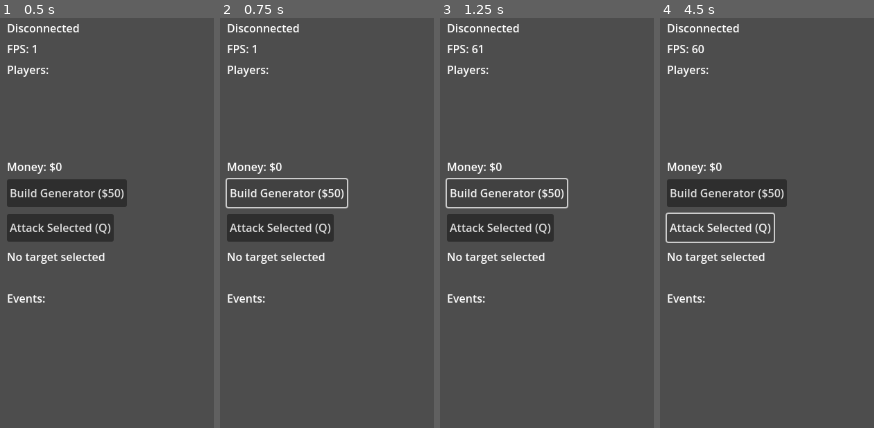
Above: before the commit, frames 1-4 (left to right).
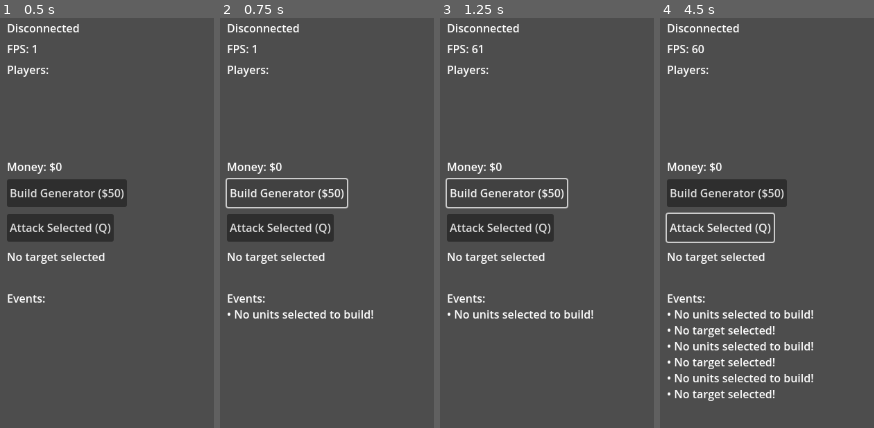
Above: after the commit, the same moments.

Repository: GerardVivancos/tycoon-arena
Game: Godot game, scene res://Main.tscn
Two runs of this game, one before a commit and one after it. Both use one fixed random seed, a clock stepped at 60 frames per second and the inputs below.
Inputs:
- Up to frame 1 (0.5 s): no input
- Up to frame 2 (0.75 s): click "Build Generator ($50)" at 0.5 s
- Up to frame 3 (1.25 s): no input
- Up to frame 4 (4.5 s): click "Attack Selected (Q)" at 1.25 s; click "Build Generator ($50)" at 2 s; click "Attack Selected (Q)" at 2.75 s; click "Build Generator ($50)" at 3.5 s; click "Attack Selected (Q)" at 4.25 s

Frame 1 is identical in both runs. In frame 2, 0.7% of the frame differs, in the area x 3-72%, y 71-74%; in frame 3, 0.7%; in frame 4, 3.9%, in the area x 3-72%, y 71-94%.

Commit message:
Multiple units

Diff:
--- a/client/GameController.gd
+++ b/client/GameController.gd
@@ -24,12 +24,12 @@
 const ISO_OFFSET_Y = 100
 
 var player_scene = preload("res://Player.tscn")
-var entities: Dictionary = {}  # entity_id -> Player node or Building node
-var local_player: Node = null
+var entities: Dictionary = {}  # entity_id -> unit/building node
 var local_client_id: int = -1
 var local_money: float = 0.0
 var players_data: Dictionary = {}
-var selected_entity_id: int = -1
+var selected_units: Array[int] = []  # Entity IDs of selected units
+var selected_target_id: int = -1  # Target for attacks (buildings)
 var selected_building: Node2D = null
 var event_messages: Array = []
 
@@ -116,26 +116,25 @@
 		# Convert to isometric screen position
 		var screen_pos = tile_to_iso(interp_tile_x, interp_tile_y)
 
-		if entity_type == "player":
+		if entity_type == "player" or entity_type == "worker":
 			if entity_id in entities:
-				# Update existing entity
-				var player = entities[entity_id]
-				player.update_from_snapshot(screen_pos, health, max_health)
+				# Update existing unit
+				var unit = entities[entity_id]
+				unit.update_from_snapshot(screen_pos, health, max_health)
 			else:
-				# Create new entity
-				var player = player_scene.instantiate()
+				# Create new unit
+				var unit = player_scene.instantiate()
 				var is_local = (owner_id == local_client_id)
-				player.setup(entity_id, owner_id, screen_pos, is_local)
+				unit.setup(entity_id, owner_id, screen_pos, is_local)
 
 				if is_local:
-					local_player = player
-					player.set_player_name("You")
+					unit.set_player_name("Worker")
 				else:
-					player.set_player_name("Player %d" % owner_id)
-
-				entities_container.add_child(player)
-				entities[entity_id] = player
-				print("Spawned player entity %d at tile (%d, %d) -> screen (%f, %f)" % [entity_id, tile_x, tile_y, screen_pos.x, screen_pos.y])
+					unit.set_player_name("Enemy")
+
+				entities_container.add_child(unit)
+				entities[entity_id] = unit
+				print("Spawned %s entity %d at tile (%d, %d)" % [entity_type, entity_id, tile_x, tile_y])
 
 		elif entity_type == "generator":
 			if entity_id in entities:
@@ -156,13 +155,14 @@
 			var entity = entities[entity_id]
 			entity.queue_free()
 			entities.erase(entity_id)
-			if entity == local_player:
-				local_player = null
-			if entity_id == selected_entity_id:
-				selected_entity_id = -1
+			# Remove from selection if it was selected
+			if entity_id in selected_units:
+				selected_units.erase(entity_id)
+			# Clear target if it was the selected target
+			if entity_id == selected_target_id:
+				selected_target_id = -1
 				selected_building = null
-				selection_label.text = "No target selected"
-				log_event("Target destroyed!")
+				selection_label.text = ""
 			print("Removed entity %d" % entity_id)
 
 	# Update player list
@@ -171,7 +171,9 @@
 func _on_disconnected_from_server():
 	connection_label.text = "Disconnected"
 	local_client_id = -1
-	local_player = null
+	selected_units.clear()
+	selected_target_id = -1
+	selected_building = null
 
 	# Clear all entities
 	for entity in entities.values():
@@ -210,27 +212,79 @@
 	draw_circle(tile_to_iso(0, 0), 5.0, Color(1, 0, 0, 1.0))
 
 func _unhandled_input(event):
-	if not network_manager.is_connected or local_player == null or tile_size == 0:
-		return
-
-	# Click to move
-	if event is InputEventMouseButton and event.pressed and event.button_index == MOUSE_BUTTON_RIGHT:
+	if not network_manager.is_connected or tile_size == 0:
+		return
+
+	# Left click to select unit
+	if event is InputEventMouseButton and event.pressed and event.button_index == MOUSE_BUTTON_LEFT:
+		var click_pos = get_local_mouse_position()
+		print("Left click at: ", click_pos)
+		var clicked_entity_id = get_entity_at_position(click_pos)
+		print("Clicked entity ID: ", clicked_entity_id)
+
+		if clicked_entity_id != -1:
+			var entity = entities.get(clicked_entity_id)
+			var entity_owner = entity.get_meta("owner_id", -1) if entity else -1
+			print("Entity owner: ", entity_owner, " local_client_id: ", local_client_id)
+			if entity and entity.has_method("get_meta") and entity_owner == local_client_id:
+				# This is our unit - select it
+				selected_units.clear()
+				selected_units.append(clicked_entity_id)
+				update_selection_visual()
+				log_event("Selected unit %d" % clicked_entity_id)
+				print("Selected unit: ", clicked_entity_id)
+			else:
+				print("Not our unit or invalid entity")
+
+	# Right click to move selected units
+	elif event is InputEventMouseButton and event.pressed and event.button_index == MOUSE_BUTTON_RIGHT:
+		if selected_units.is_empty():
+			log_event("No units selected")
+			return
+
 		# Convert isometric click to tile coordinates
 		var click_pos = get_local_mouse_position()
 		var tile_coords = iso_to_tile(click_pos)
 
-		print("Click at local: ", click_pos, " -> tile: ", tile_coords)
-
-		# Send move command
+		print("Move command: units ", selected_units, " -> tile: ", tile_coords)
+
+		# Send move command with selected unit IDs
 		var commands = [{
 			"type": "move",
 			"data": {
+				"unitIds": selected_units,
 				"targetTileX": tile_coords.x,
 				"targetTileY": tile_coords.y
 			}
 		}]
 		network_manager.send_input(commands)
-		log_event("Moving to tile (%d, %d)" % [tile_coords.x, tile_coords.y])
+		log_event("Moving %d units to tile (%d, %d)" % [selected_units.size(), tile_coords.x, tile_coords.y])
+
+func get_entity_at_position(screen_pos: Vector2) -> int:
+	# Check all entities to see if click is within their bounds
+	for entity_id in entities:
+		var entity = entities[entity_id]
+		if entity and entity is Node2D:
+			# Simple distance check (works for circular units)
+			# Both screen_pos and entity.position are in local coordinates
+			var distance = entity.position.distance_to(screen_pos)
+			if distance < 15:  # Click radius
+				return entity_id
+	return -1
+
+func update_selection_visual():
+	# Clear all selection visuals first
+	for entity_id in entities:
+		var entity = entities[entity_id]
+		if entity and entity.has_method("set_selected"):
+			entity.set_selected(false)
+
+	# Show selection for selected units
+	for unit_id in selected_units:
+		if unit_id in entities:
+			var entity = entities[unit_id]
+			if entity and entity.has_method("set_selected"):
+				entity.set_selected(true)
 
 func update_player_list():
 	var text = "Players:\n"
@@ -358,8 +412,8 @@
 			var old_highlight = selected_building.get_meta("highlight")
 			old_highlight.visible = false
 
-		# Set new selection
-		selected_entity_id = entity_id
+		# Set new target
+		selected_target_id = entity_id
 		if entity_id in entities:
 			selected_building = entities[entity_id]
 			if selected_building.has_meta("highlight"):
@@ -387,15 +441,21 @@
 	event_log.text = log_text
 
 func _on_build_button_pressed():
-	if not network_manager.is_connected or local_player == null or tile_size == 0:
-		return
-
-	# Build near the player - convert player isometric position to tiles
-	var player_tile = iso_to_tile(local_player.position)
+	if not network_manager.is_connected or tile_size == 0 or selected_units.is_empty():
+		log_event("No units selected to build!")
+		return
+
+	# Build near the first selected unit
+	var first_unit_id = selected_units[0]
+	if not (first_unit_id in entities):
+		return
+
+	var first_unit = entities[first_unit_id]
+	var unit_tile = iso_to_tile(first_unit.position)
 
 	# Build 3 tiles to the right
-	var build_tile_x = player_tile.x + 3
-	var build_tile_y = player_tile.y
+	var build_tile_x = unit_tile.x + 3
+	var build_tile_y = unit_tile.y
 
 	# Client-side validation
 	if not can_build_at_tile(build_tile_x, build_tile_y):
@@ -436,15 +496,16 @@
 	return true
 
 func _on_attack_button_pressed():
-	if not network_manager.is_connected or selected_entity_id == -1:
-		return
-
-	# Check if selected entity exists and is not owned by us
-	if not (selected_entity_id in entities):
-		log_event("No valid target selected!")
-		return
-
-	var target = entities[selected_entity_id]
+	if not network_manager.is_connected or selected_target_id == -1:
+		log_event("No target selected!")
+		return
+
+	# Check if target entity exists and is not owned by us
+	if not (selected_target_id in entities):
+		log_event("Target no longer exists!")
+		return
+
+	var target = entities[selected_target_id]
 	var target_owner = target.get_meta("owner_id") if target.has_meta("owner_id") else -1
 
 	if target_owner == local_client_id:
@@ -454,8 +515,8 @@
 	var commands = [{
 		"type": "attack",
 		"data": {
-			"targetId": selected_entity_id
+			"targetId": selected_target_id
 		}
 	}]
 	network_manager.send_input(commands)
-	log_event("Attacking entity %d..." % selected_entity_id)
+	log_event("Attacking entity %d..." % selected_target_id)
--- a/client/Player.gd
+++ b/client/Player.gd
@@ -6,6 +6,7 @@
 var player_name: String = "Player"
 var health: int = 100
 var max_health: int = 100
+var is_selected: bool = false
 
 # For interpolation
 var target_position: Vector2
@@ -15,6 +16,12 @@
 	# Create isometric player visual
 	create_isometric_sprite()
 
+func set_selected(selected: bool):
+	is_selected = selected
+	# Update selection visual
+	if has_node("SelectionRing"):
+		$SelectionRing.visible = selected
+
 func setup(id: int, owner: int, pos: Vector2, is_local: bool = false):
 	entity_id = id
 	owner_id = owner
@@ -22,15 +29,32 @@
 	target_position = pos
 	is_local_player = is_local
 
+	# Set metadata for selection system
+	set_meta("entity_id", id)
+	set_meta("owner_id", owner)
+
 	create_isometric_sprite()
 
 func create_isometric_sprite():
 	# Clear old visuals
 	for child in get_children():
-		if child.name == "Shadow" or child.name == "Body" or child.name == "ColorRect":
+		if child.name in ["Shadow", "Body", "ColorRect", "SelectionRing"]:
 			child.queue_free()
 
 	var base_color = Color(0, 1, 0.5, 1) if is_local_player else Color(0, 0.5, 1, 1)
+
+	# Selection ring (hidden by default)
+	var selection_ring = Polygon2D.new()
+	selection_ring.name = "SelectionRing"
+	var ring_points = PackedVector2Array()
+	for i in range(20):
+		var angle = i * PI * 2 / 20
+		ring_points.append(Vector2(cos(angle) * 14, sin(angle) * 7 + 10))
+	selection_ring.polygon = ring_points
+	selection_ring.color = Color(1, 1, 0, 0.6)  # Yellow
+	selection_ring.visible = is_selected
+	selection_ring.z_index = -2
+	add_child(selection_ring)
 
 	# Shadow (ellipse at base)
 	var shadow = Polygon2D.new()
Not shown, changed: server/main.go
